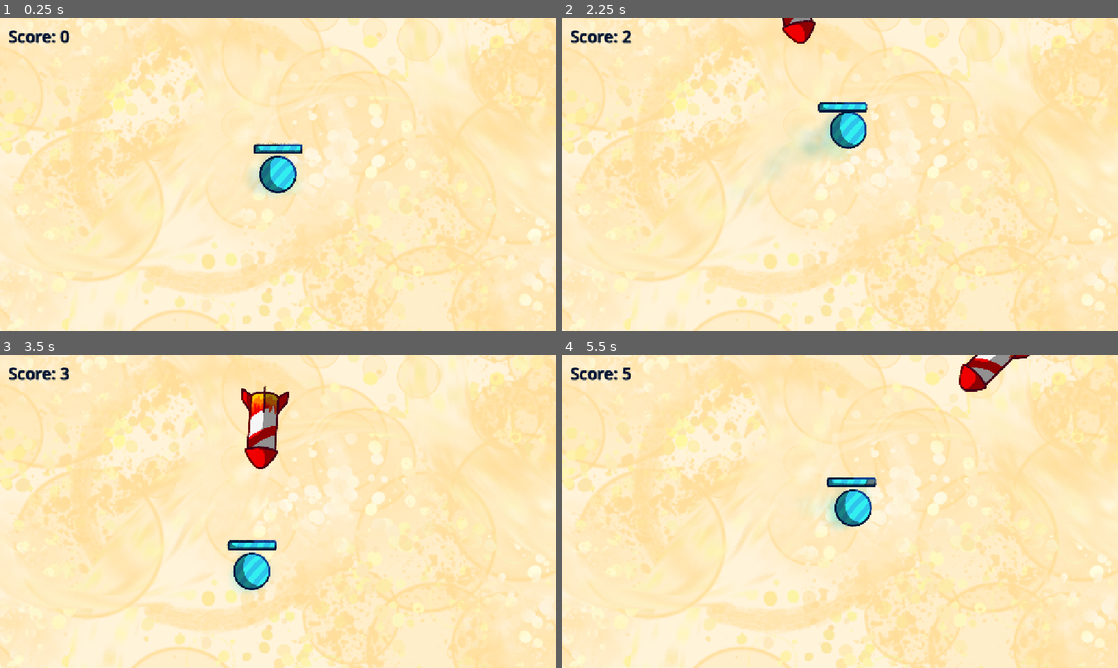
Above: before the commit, frames 1-4 (two rows, left to right).
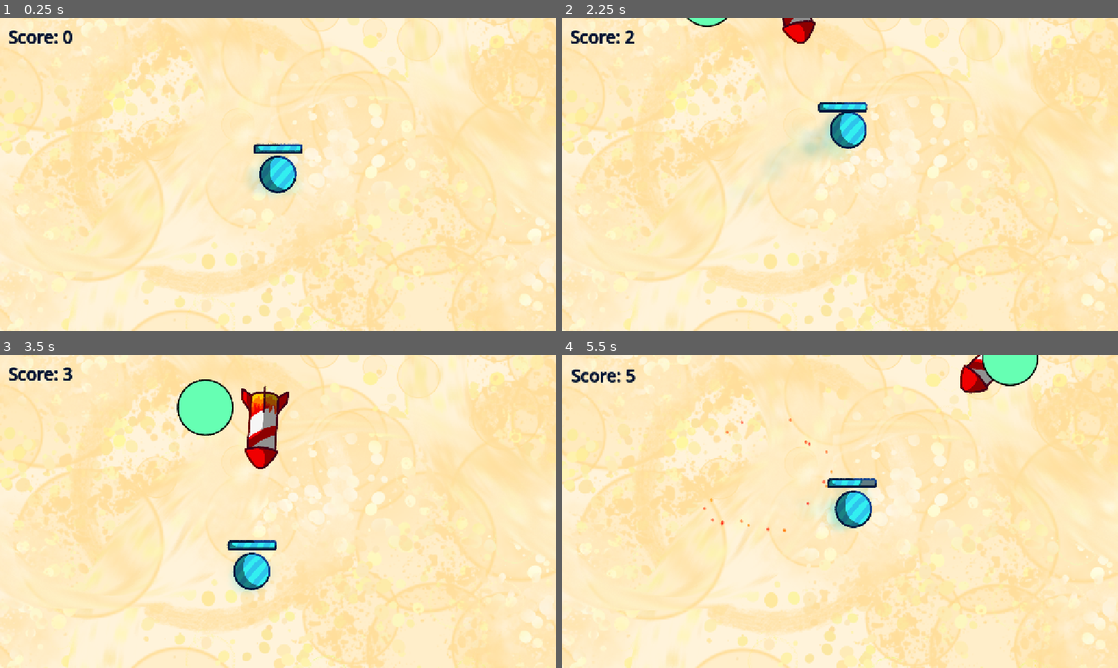
Above: after the commit, the same moments.

Repository: onebobtwobobredbobbluebob/dot-dodge-game
Game: Godot game, scene res://main/main.tscn
Same seed, same stepped clock (60 frames per second), same inputs: the game is played once before the commit and once after it.
Inputs (mouse positions are in pixels of both pictures, inside the frame that each line leads up to):
- Up to frame 1 (0.25 s): no input
- Up to frame 2 (2.25 s): tap Enter at 0.5 s; move the mouse to (962, 158) at 0.52 s; hold Right 0.53-1.28 s; tap Alt at 0.6, 2.1 s; click (962, 158) at 0.67 s; move the mouse to (728, 190) at 1.27 s; hold Down 1.28-2.03 s; tap Shift at 1.35 s; move the mouse to (895, 105) at 2.02 s; hold Right from 2.03 s (still down)
- Up to frame 3 (3.5 s): move the mouse to (250, 574) at 2.77 s; release Right at 2.78 s; hold Up from 2.78 s (still down); tap Shift at 2.85 s; click (250, 574) at 2.92 s
- Up to frame 4 (5.5 s): move the mouse to (1006, 558) at 3.52 s; release Up at 3.53 s; hold Left 3.53-5.03 s; tap Alt at 3.6, 5.1 s; move the mouse to (673, 464) at 4.27 s; tap Shift at 4.35 s; move the mouse to (867, 511) at 5.02 s; hold Down from 5.03 s (still down); click (867, 511) at 5.17 s

The runs differ from the first frame. In frame 1, 0.3% of the frame differs, in the area x 1-13%, y 4-9%; in frame 2, 0.4%; in frame 3, 1.7%; in frame 4, 5.8%, in the area x 0-100%, y 0-100%.

Commit message:
made a saw scene
it's still borrowing it's code from the rockets' so ill need to make it's code and stuff

Diff:
--- /dev/null
+++ b/enemies/saw.gd
@@ -0,0 +1,48 @@
+extends Area2D
+
+class_name Saw
+const EXPLOSION = preload("uid://dykqlw6vlw81a")
+
+var acceleration: float = 4
+var speed: float = 3
+var mode: float = 0
+var angular_vel: float = 0
+var old_rotation: float = 0
+var vel: Vector2 = Vector2(0, 0)
+
+func _ready() -> void:
+	position = Vector2(randf_range(-GameState.CENTER.x, GameState.CENTER.x), -GameState.CENTER.y - 80)
+	var target_rotation = position.direction_to(GameState.player.position).normalized().angle()
+	rotation = target_rotation
+
+func _physics_process(delta: float) -> void:
+	mode += 1
+	if mode < 200:
+		var target_rotation = position.direction_to(GameState.player.position).normalized().angle()
+		rotation = lerp_angle(rotation, target_rotation, 0.2)
+		angular_vel = rotation - old_rotation
+		vel = transform.x * speed
+		old_rotation = rotation
+	else:
+		vel = transform.x * speed * acceleration
+		acceleration *= 1.02
+		rotation += angular_vel
+		angular_vel *= 0
+	position += vel
+	if abs(position.x) > (GameState.CENTER.x + 100):
+		#print("dedx")
+		queue_free()
+	if abs(position.y) > (GameState.CENTER.y + 100):
+		#print("dedy")
+		queue_free()
+	#print(position.y - -GameState.CENTER.y)
+	if get_overlapping_bodies().has(GameState.player):
+		#print("nji4hufbwejh4e")
+		GameState.player.get_hit(10)
+		var explosion = EXPLOSION.instantiate()
+		explosion.position = position
+		explosion.position += transform.x * 30
+		GameState.camera.shake += 30
+		#GameState.camera.zoom = Vector2(0.9, 0.9)
+		add_sibling(explosion)
+		queue_free()
--- /dev/null
+++ b/enemies/saw.tscn
@@ -0,0 +1,16 @@
+[gd_scene format=3 uid="uid://hvx68dliwpai"]
+
+[ext_resource type="Script" uid="uid://d4bp1haii237v" path="res://enemies/saw.gd" id="1_u376h"]
+[ext_resource type="Texture2D" uid="uid://cs15gi5rpyhj6" path="res://assets/costume2.svg" id="2_vssgt"]
+
+[sub_resource type="CircleShape2D" id="CircleShape2D_d5n2w"]
+radius = 61.008198
+
+[node name="Saw" type="Area2D" unique_id=776619708]
+script = ExtResource("1_u376h")
+
+[node name="Sprite2D" type="Sprite2D" parent="." unique_id=1962454380]
+texture = ExtResource("2_vssgt")
+
+[node name="CollisionShape2D" type="CollisionShape2D" parent="." unique_id=1951337750]
+shape = SubResource("CircleShape2D_d5n2w")
--- a/world/world.gd
+++ b/world/world.gd
@@ -1,13 +1,16 @@
 extends Node2D
 
 const ROCKET = preload("uid://bjiycc2ry3noy")
+const SAW = preload("uid://hvx68dliwpai")
 var timer: float = 0
 var goal: float = 2
 
 func _process(delta: float) -> void:
 	if(timer > goal):
 		var rocket = ROCKET.instantiate()
+		var saw = SAW.instantiate()
 		add_child(rocket)
+		add_child(saw)
 		if $Label.timer > 10:
 			if randf_range(0, 1) > 0.4:
 				var rocket2 = ROCKET.instantiate()
--- a/world/world.tscn
+++ b/world/world.tscn
@@ -34,6 +34,6 @@
 offset_right = -181.0
 offset_bottom = -163.0
 theme_override_colors/font_shadow_color = Color(0.16470589, 0.79607844, 0.8, 1)
-theme_override_font_sizes/font_size = 37
+theme_override_font_sizes/font_size = 39
 text = "Score: 0"
 script = ExtResource("7_sc4t8")
Not shown, added: enemies/saw.gd.uid
Not shown, changed: export_presets.cfg
